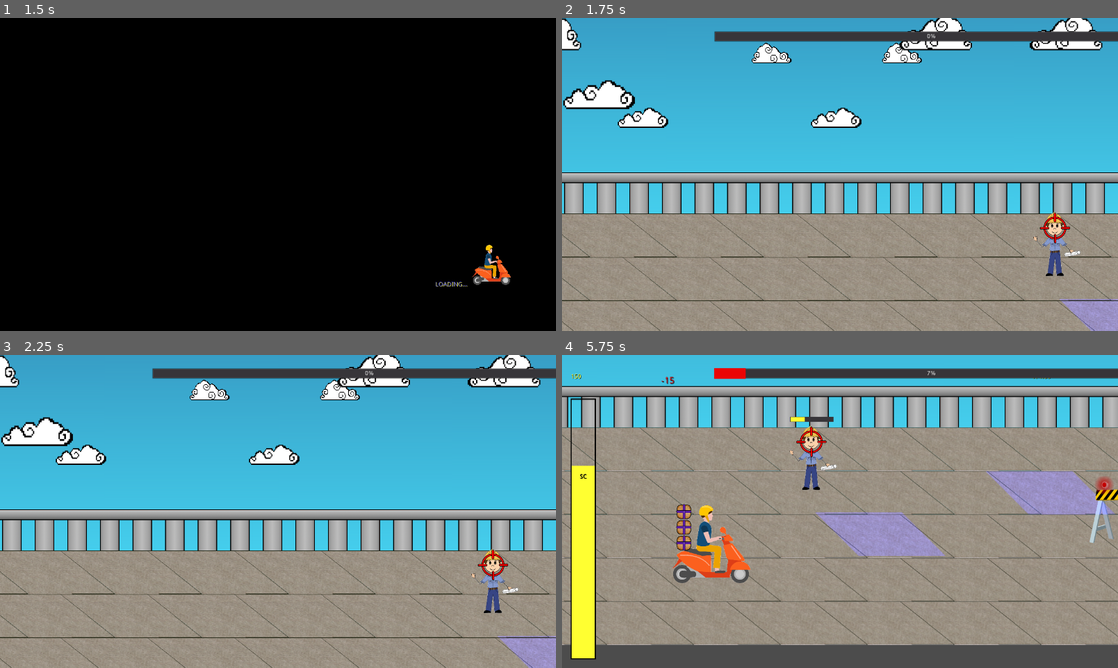
Above: before the commit, frames 1-4 (two rows, left to right).
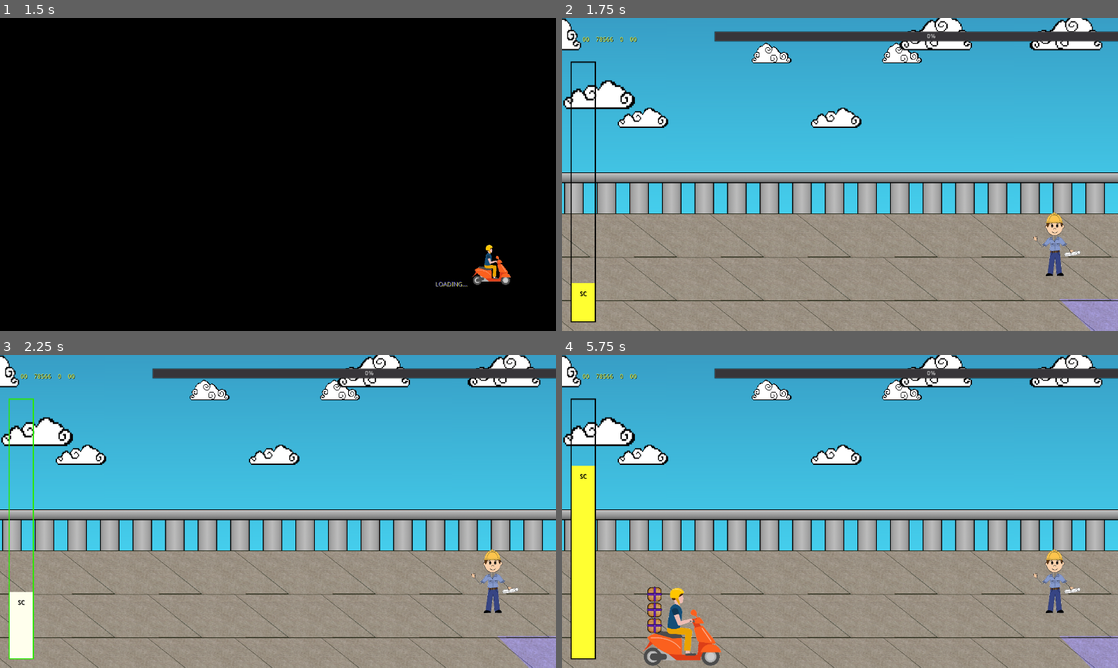
Above: after the commit, the same moments.

Repository: Anatolij-Grigorjev/MopedRebelGO
Game: Godot game, scene res://gui/stage_select_screen.tscn
The game is run twice, just before and just after one commit, with the same random seed, the same clock (stepped at 60 frames per second) and the same inputs.
Inputs:
- Up to frame 1 (1.5 s): tap Enter at 0.5 s; hold Right (ui_right) 0.53-1.28 s; tap O (diss_target_above) at 0.6 s; hold S (swerve_down) from 1.28 s (still down); tap L (diss_target_below) at 1.35 s
- Up to frame 2 (1.75 s): keep holding S (swerve_down)
- Up to frame 3 (2.25 s): tap Space (debug1) at 2 s; release S (swerve_down) at 2.03 s; hold Right (ui_right) from 2.03 s (still down); tap P (say_diss) at 2.1 s
- Up to frame 4 (5.75 s): release Right (ui_right) at 2.78 s; hold W (swerve_up) 2.78-3.53 s; tap one key every 0.75 s from 2.85 s: O (diss_target_above) L (diss_target_below) P (say_diss) O (diss_target_above); hold Left (ui_left) 3.53-5.03 s; hold S (swerve_down) from 5.03 s (still down)

Frame 1 is identical in both runs. In frame 2, 1.2% of the frame differs, in the area x 1-92%, y 6-98%; in frame 3, 1.6%; in frame 4, 70%, in the area x 0-100%, y 0-100%.
Error in both runs: Invalid set index 'selected' (on base: 'ReferenceRect') with value of type 'bool'. (res://gui/levels_grid.gd:35)

Commit message:
WIP remake value set label

Diff:
--- a/game/gui/HUD.tscn
+++ b/game/gui/HUD.tscn
@@ -39,37 +39,59 @@
 size_flags_vertical = 3
 custom_constants/separation = 0
 
-[node name="CurrentSCLabel" parent="MarginContainer/VBoxContainer/Labels" instance=ExtResource( 2 )]
-margin_right = 310.0
+[node name="ReferenceRect" type="ReferenceRect" parent="MarginContainer/VBoxContainer/Labels"]
+margin_right = 26.0
 margin_bottom = 60.0
 size_flags_horizontal = 3
 size_flags_vertical = 3
+size_flags_stretch_ratio = 0.5
+
+[node name="HBoxContainer" type="HBoxContainer" parent="MarginContainer/VBoxContainer/Labels"]
+editor/display_folded = true
+margin_left = 26.0
+margin_right = 199.0
+margin_bottom = 60.0
+size_flags_horizontal = 3
+size_flags_vertical = 3
+custom_constants/separation = 15
+
+[node name="CurrentSCLabel" parent="MarginContainer/VBoxContainer/Labels/HBoxContainer" instance=ExtResource( 2 )]
+margin_bottom = 60.0
+size_flags_horizontal = 3
+size_flags_vertical = 3
+text = "00"
 align = 0
 
-[node name="TransferSCLabel" parent="MarginContainer/VBoxContainer/Labels" instance=ExtResource( 3 )]
-modulate = Color( 0, 0, 0, 0 )
-margin_left = 310.0
-margin_right = 620.0
+[node name="TransferSCLabel" parent="MarginContainer/VBoxContainer/Labels/HBoxContainer" instance=ExtResource( 3 )]
+margin_left = 55.0
+margin_right = 95.0
 margin_bottom = 60.0
 size_flags_horizontal = 3
 size_flags_vertical = 3
 
-[node name="AdditiveSCLabel" parent="MarginContainer/VBoxContainer/Labels" instance=ExtResource( 3 )]
-margin_left = 620.0
-margin_right = 930.0
+[node name="AdditiveSCLabel" parent="MarginContainer/VBoxContainer/Labels/HBoxContainer" instance=ExtResource( 3 )]
+margin_left = 110.0
+margin_right = 118.0
 margin_bottom = 60.0
 size_flags_horizontal = 3
 size_flags_vertical = 3
 text = "0"
 
-[node name="AdditiveSCMultiplier" parent="MarginContainer/VBoxContainer/Labels" instance=ExtResource( 2 )]
+[node name="AdditiveSCMultiplier" parent="MarginContainer/VBoxContainer/Labels/HBoxContainer" instance=ExtResource( 2 )]
 editor/display_folded = true
-margin_left = 930.0
+margin_left = 133.0
+margin_right = 173.0
+margin_bottom = 60.0
+size_flags_horizontal = 3
+size_flags_vertical = 3
+text = "00"
+
+[node name="ReferenceRect2" type="ReferenceRect" parent="MarginContainer/VBoxContainer/Labels"]
+margin_left = 199.0
 margin_right = 1240.0
 margin_bottom = 60.0
 size_flags_horizontal = 3
-size_flags_vertical = 3
-label_display_format = "x %02.2f"
+size_flags_stretch_ratio = 20.0
 
 [node name="HBoxContainer" type="HBoxContainer" parent="MarginContainer/VBoxContainer"]
 margin_top = 80.0
--- a/game/gui/current_sc_label.gd
+++ b/game/gui/current_sc_label.gd
@@ -1,5 +1,6 @@
+tool
 extends Label
-class_name PointsLabel
+class_name NumericLabel
 """
 This controls things related to current SC amount label,
 animating it and providing points merge position
@@ -7,26 +8,41 @@
 var Logger : Resource = preload("res://utils/logger.gd")
 
 
-signal points_changed
+signal points_changed(new_value, old_value)
 
 
-export(String) var label_display_format : String = "%02d"
+export(String) var number_format : String = "%02d" setget set_number_format, get_number_format
+export(float) var raw_value: float = 0.0 setget set_value, get_value
 
 
 onready var LOG: Logger = Logger.new(self)
 onready var animator: AnimationPlayer = $AnimationPlayer
-var merge_points_position : Vector2
+onready var merge_points_position : Vector2 = rect_size / 2
 
 
-func _ready():
-	$MergePointsPosition.rect_position = rect_size
-	merge_points_position = $MergePointsPosition.rect_global_position
+
+func set_number_format(new_format: String) -> void:
+	if (Helpers.is_blank(new_format)):
+		text = String(raw_value)
+	else:
+		text = new_format % raw_value
 
 
-func update_current_points(current_pts: float) -> void:
-	text = label_display_format % current_pts
-	if (animator.is_playing()):
-		animator.stop(true)
-	animator.play("points_changed")
-	yield(animator, "animation_finished")
-	emit_signal("points_changed")
+func get_number_format() -> String:
+	return number_format
+
+
+func get_value() -> float:
+	return raw_value
+
+
+func set_value(new_value: float) -> void:
+	if (new_value != raw_value):
+		text = number_format % new_value
+		if ($AnimationPlayer):
+			var animator = $AnimationPlayer
+			if (animator.is_playing()):
+				animator.stop(true)
+			animator.play("points_changed")
+		emit_signal("points_changed", new_value, raw_value)
+		raw_value = new_value
--- a/game/gui/current_sc_label.tscn
+++ b/game/gui/current_sc_label.tscn
@@ -30,17 +30,16 @@
 }
 
 [node name="CurrentSCLabel" type="Label"]
-margin_right = 40.0
+margin_right = 56.0
 margin_bottom = 14.0
 custom_colors/font_color = Color( 1, 1, 0.196078, 1 )
 custom_colors/font_color_shadow = Color( 0, 0, 0, 1 )
-text = "78566"
+text = "67"
 align = 1
 valign = 1
 uppercase = true
 script = ExtResource( 1 )
+raw_value = 67.75
 
 [node name="AnimationPlayer" type="AnimationPlayer" parent="."]
 anims/points_changed = SubResource( 1 )
-
-[node name="MergePointsPosition" type="Control" parent="."]
--- a/game/gui/hud_control.gd
+++ b/game/gui/hud_control.gd
@@ -18,10 +18,10 @@
 
 #components
 onready var sc_progress : StreetCredProgressBar = $MarginContainer/VBoxContainer/HBoxContainer/StreetCredProgressBar
-onready var current_sc_label : PointsLabel = $MarginContainer/VBoxContainer/Labels/CurrentSCLabel
-onready var additive_sc_label : PointsLabel = $MarginContainer/VBoxContainer/Labels/AdditiveSCLabel
-onready var additive_sc_multiplier : PointsLabel = $MarginContainer/VBoxContainer/Labels/AdditiveSCMultiplier
-onready var transfer_sc_label: PointsLabel = $MarginContainer/VBoxContainer/Labels/TransferSCLabel
+onready var current_sc_label : PointsLabel = $MarginContainer/VBoxContainer/Labels/HBoxContainer/CurrentSCLabel
+onready var additive_sc_label : PointsLabel = $MarginContainer/VBoxContainer/Labels/HBoxContainer/AdditiveSCLabel
+onready var additive_sc_multiplier : PointsLabel = $MarginContainer/VBoxContainer/Labels/HBoxContainer/AdditiveSCMultiplier
+onready var transfer_sc_label: PointsLabel = $MarginContainer/VBoxContainer/Labels/HBoxContainer/TransferSCLabel
 onready var dark_overlay : TextureRect = $DarkOverlay
 onready var transfer_points_debounce : Timer = $TransferPointsDebounce
 onready var transfer_sc_tween: Tween = $TransferSCTween
--- a/game/gui/street_cred_progress_bar.tscn
+++ b/game/gui/street_cred_progress_bar.tscn
@@ -64,6 +64,7 @@
 }
 
 [node name="StreetCredProgressBar" type="TextureProgress"]
+editor/display_folded = true
 margin_right = 50.0
 margin_bottom = 300.0
 rect_pivot_offset = Vector2( 25, 150 )
--- a/game/project.godot
+++ b/game/project.godot
@@ -104,6 +104,11 @@
 "language": "GDScript",
 "path": "res://stages/non_regulation_track.gd"
 }, {
+"base": "Label",
+"class": "NumericLabel",
+"language": "GDScript",
+"path": "res://gui/current_sc_label.gd"
+}, {
 "base": "Area2D",
 "class": "ObstacleDetector",
 "language": "GDScript",
@@ -113,11 +118,6 @@
 "class": "PackagesBundle",
 "language": "GDScript",
 "path": "res://rebel/packages_bundle.gd"
-}, {
-"base": "Label",
-"class": "PointsLabel",
-"language": "GDScript",
-"path": "res://gui/current_sc_label.gd"
 }, {
 "base": "Area2D",
 "class": "RoadBlock",
@@ -184,9 +184,9 @@
 "Logger": "",
 "MopedRebel": "",
 "NonRegulationTrack": "",
+"NumericLabel": "",
 "ObstacleDetector": "",
 "PackagesBundle": "",
-"PointsLabel": "",
 "RoadBlock": "",
 "SelectLevelCell": "",
 "StageControl": "",
